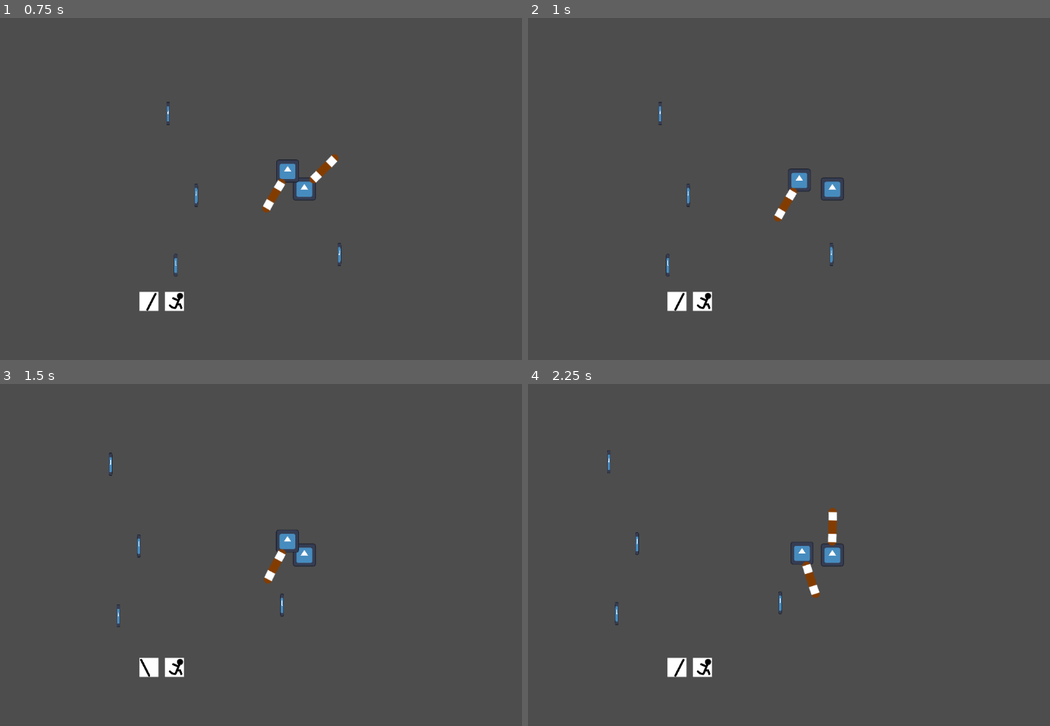
Above: before the commit, frames 1-4 (two rows, left to right).
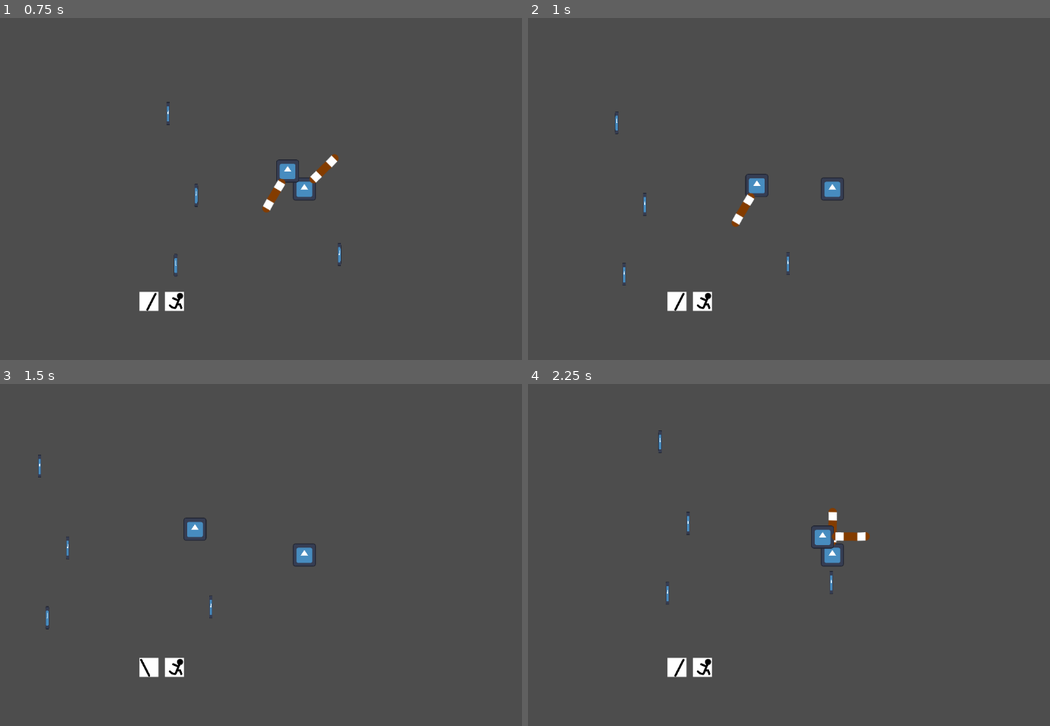
Above: after the commit, the same moments.

Repository: nonagaga/pizza-jam
Game: Godot game, scene res://Test Scenes/Entity Testing.tscn
Same seed, same stepped clock (60 frames per second), same inputs: the game is played once before the commit and once after it. This scene is started directly instead of the project's main scene. The engine's default icon, where the game draws it, is replaced by a stand-in: a white triangle on a blue panel in a dark square.
Inputs (mouse positions are in pixels of both pictures, inside the frame that each line leads up to):
- Up to frame 1 (0.75 s): tap Enter at 0.5 s; move the mouse to (438, 171) at 0.52 s; press the mouse at (438, 171) at 0.53 s; hold D (Move Right) from 0.53 s (still down)
- Up to frame 2 (1 s): keep holding D (Move Right); tap Space (ui_select) at 0.77 s
- Up to frame 3 (1.5 s): move the mouse to (182, 572) at 1.27 s; release D (Move Right) at 1.28 s; release the mouse at (182, 572) at 1.28 s; hold S (Move Down) from 1.28 s (still down); right-click (182, 572) at 1.35 s
- Up to frame 4 (2.25 s): tap Space (ui_select) at 1.52 s; move the mouse to (893, 479) at 2.02 s; release S (Move Down) at 2.03 s; press the mouse at (893, 479) at 2.03 s; hold D (Move Right) from 2.03 s (still down)

Frame 1 is identical in both runs. In frame 2, 0.9% of the frame differs, in the area x 16-59%, y 24-79%; in frame 3, 0.8%; in frame 4, 1.0%, in the area x 15-66%, y 13-71%.

Commit message:
Modified the Ability System to Make Dash its own ability
- Modified the Ability Script
- Added use_dash_ability, swa_dash_ability, and initiliazed the need variables

Diff:
--- a/Abilities/Dash/Dash.tres
+++ b/Abilities/Dash/Dash.tres
@@ -9,5 +9,4 @@
 ability_name = "Dash"
 ability_icon = ExtResource("1_pt346")
 effect = ExtResource("2_nrym5")
-slot_cooldown = 3.0
 metadata/_custom_type_script = "uid://cch8y4ugk455o"
--- a/Entities/Modules/AbilityModule.gd
+++ b/Entities/Modules/AbilityModule.gd
@@ -2,14 +2,19 @@
 
 @export var default_primary_ability: Ability
 @export var default_secondary_ability: Ability
+@export var default_dash_ability: Ability
 
 var primary_ability: Ability
 var secondary_ability: Ability
+var dash_ability: Ability
 
 var _slot_timer_primary = 0.0 as float
 var _combo_timer_primary = 0.0 as float
 var _slot_timer_secondary = 0.0 as float
 var _combo_timer_secondary = 0.0 as float
+var _slot_timer_dash = 0.0 as float
+var _combo_timer_dash = 0.0 as float
+
 
 ## Ability modifiers as percentages.
 ## Gained from rougelike items, can upgrade each ability.
@@ -26,8 +31,10 @@
 func _ready() -> void:
 	primary_ability = default_primary_ability
 	secondary_ability = default_secondary_ability
+	dash_ability = default_dash_ability
 	swap_primary_ability(primary_ability)
 	swap_secondary_ability(secondary_ability)
+	swap_dash_ability(dash_ability)
 
 func _process(delta: float) -> void:
 	if _slot_timer_primary >= 0.0:
@@ -44,6 +51,13 @@
 		if _combo_timer_secondary <= 0.0:
 			swap_secondary_ability(default_secondary_ability)
 
+	if _slot_timer_dash >= 0.0:
+		_slot_timer_dash -= delta
+	if _combo_timer_dash >= 0.0:
+		_combo_timer_dash -= delta
+		if _combo_timer_dash <= 0.0:
+			swap_dash_ability(default_dash_ability)
+
 func swap_primary_ability(new_ability: Ability) -> void:
 	primary_ability = new_ability
 	if new_ability == null:
@@ -55,6 +69,11 @@
 	if new_ability == null:
 		return
 	changed_secondary_icon.emit(new_ability.ability_icon)
+
+func swap_dash_ability(new_ability: Ability) -> void:
+	dash_ability = new_ability
+	if new_ability == null:
+		return
 
 func use_primary_ability() -> void:
 	if primary_ability == null:
@@ -92,3 +111,23 @@
 	else:
 		swap_secondary_ability(secondary_ability.combo_ability)
 		_combo_timer_secondary = secondary_ability.combo_timer
+
+func use_dash_ability() -> void:
+	if dash_ability == null:
+		return
+
+	_slot_timer_dash = dash_ability.slot_cooldown
+
+	if dash_ability.projectile != null:
+		var proj = dash_ability.projectile.instantiate() as AbilityProjectile
+		entity.add_child(proj)
+	if dash_ability.effect != null:
+		var eff = dash_ability.effect.instantiate() as EntityEffect
+		entity.add_child(eff)
+		eff.do_effect()
+
+	if dash_ability.combo_ability == null:
+		swap_dash_ability(default_dash_ability)
+	else:
+		swap_dash_ability(dash_ability.combo_ability)
+		_combo_timer_dash = dash_ability.combo_timer
--- a/Entities/Modules/AbilityModuleIO.gd
+++ b/Entities/Modules/AbilityModuleIO.gd
@@ -10,3 +10,8 @@
 		if ability_module._slot_timer_secondary > 0.0:
 			return
 		ability_module.use_secondary_ability()
+
+	elif event.is_action_pressed("Dash"):
+		if ability_module._slot_timer_dash > 0.0:
+			return
+		ability_module.use_dash_ability()
--- a/Entities/Player.tscn
+++ b/Entities/Player.tscn
@@ -24,7 +24,7 @@
 [node name="AbilityModule" type="Node" parent="." index="3" unique_id=1674121974]
 script = ExtResource("4_c7jvw")
 default_primary_ability = ExtResource("5_2a4id")
-default_secondary_ability = ExtResource("6_io258")
+default_dash_ability = ExtResource("6_io258")
 metadata/_custom_type_script = "uid://duk7p1k5fwd7x"
 
 [node name="AbilityModuleIO" type="Node" parent="AbilityModule" index="0" unique_id=699341851]
--- a/project.godot
+++ b/project.godot
@@ -99,6 +99,11 @@
 "events": [Object(InputEventMouseButton,"resource_local_to_scene":false,"resource_name":"","device":-1,"window_id":0,"a …(258 unchanged characters)…
 ]
 }
+Dash={
+"deadzone": 0.2,
+"events": [Object(InputEventKey,"resource_local_to_scene":false,"resource_name":"","device":-1,"window_id":0,"alt_pressed":false,"shift_pressed":false,"ctrl_pressed":false,"meta_pressed":false,"pressed":false,"keycode":0,"physical_keycode":32,"key_label":0,"unicode":32,"location":0,"echo":false,"script":null)
+]
+}
 
 [physics]
 
